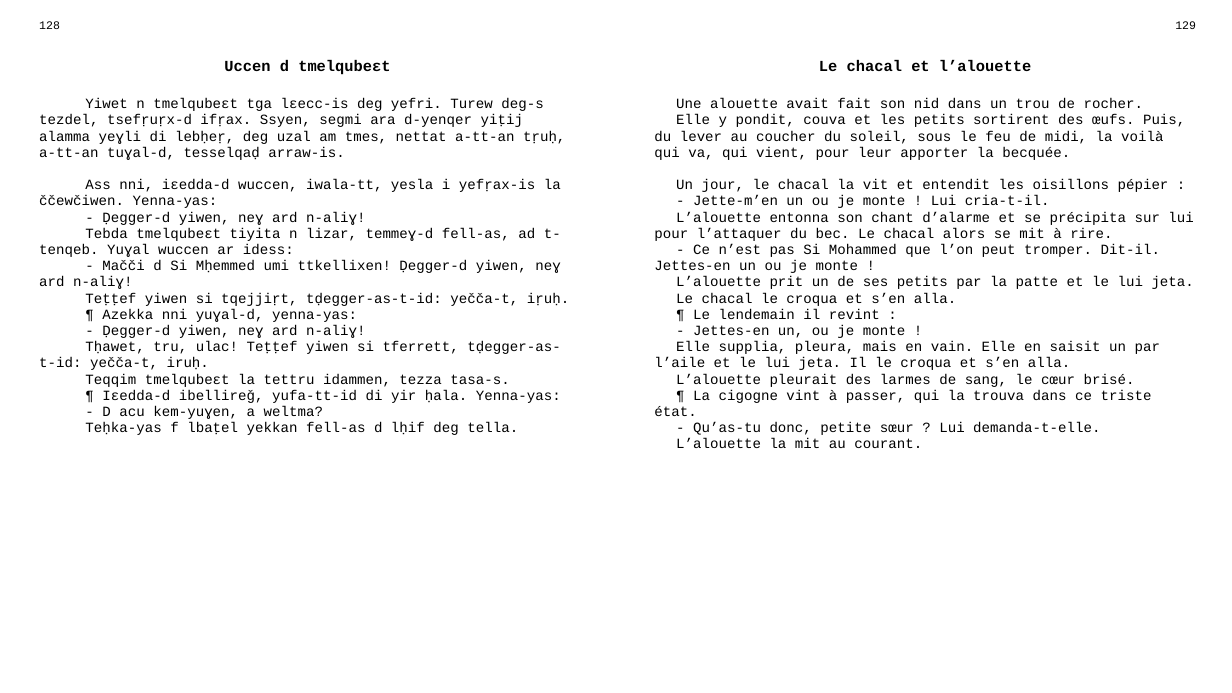
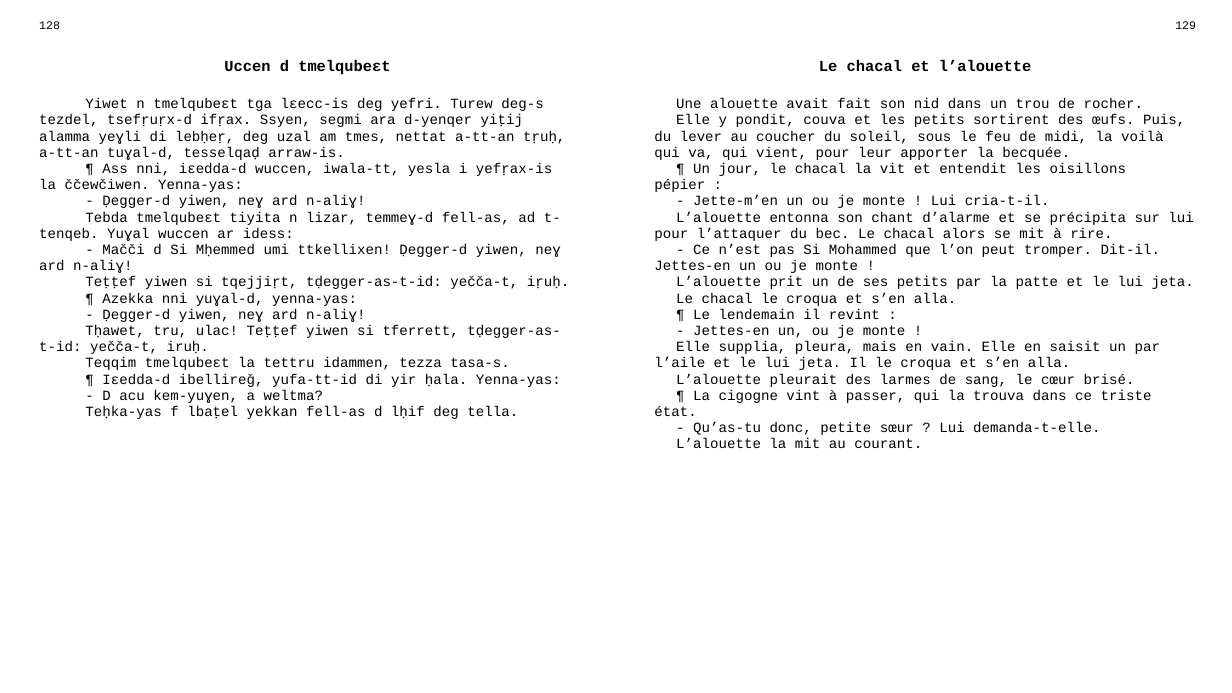
Before and after one commit to sferhah/tamacahut_n_wuccen, a slide deck: slide 60 of Uccen.ConsoleApp/uccen.pptx. Drawn at 1232x693 pixels with LibreOffice and Linux fonts; fonts in the diff are those of the drawing. Boxes give left, top, right and bottom in pixels: in the first picture for what was removed or moved away, otherwise in the second. Text is boxed around its words. In the diff, an @@ line names an element or a change of style, - is before the commit and + after.

Commit message:
-m

```diff
--- a/Uccen.ConsoleApp/uccen.pptx
+++ b/Uccen.ConsoleApp/uccen.pptx
@@ table at [30, 15, 1205, 668] @@
-row 3, column 1: Yiwet n tmelqubeɛt tga lɛecc-is deg yefri. Turew deg-s tezdel, tsefṛuṛx-d ifṛax. Ssyen, segmi ara d-yenqer yiṭij alamma yeɣli di lebḥeṛ, deg uzal am tmes, nettat a-tt-an tṛuḥ, a-tt-an tuɣal-d, tesselqaḍ arraw-is. / Ass nni, iɛedda-d wuccen, iwala-tt, yesla i yefṛax-is la ččewčiwen. Yenna-yas: / - Ḍegger-d yiwen, neɣ ard n-aliɣ! / Tebda tmelqubeɛt tiyita n lizar, temmeɣ-d fell-as, ad t-tenqeb. Yuɣal wuccen ar idess: / - Mačči d Si Mḥemmed umi ttkellixen! Ḍegger-d yiwen, neɣ ard n-aliɣ! / Teṭṭef yiwen si tqejjiṛt, tḍegger-as-t-id: yečča-t, iṛuḥ. / ¶ Azekka nni yuɣal-d, yenna-yas: / - Ḍegger-d yiwen, neɣ ard n-aliɣ! / Tḥawet, tru, ulac! Teṭṭef yiwen si tferrett, tḍegger-as-t-id: yečča-t, iruḥ. / Teqqim tmelqubeɛt la tettru idammen, tezza tasa-s. / ¶ Iɛedda-d ibellireǧ, yufa-tt-id di yir ḥala. Yenna-yas: / - D acu kem-yuɣen, a weltma? / Teḥka-yas f lbaṭel yekkan fell-as d lḥif deg tella.
+row 3, column 1: Yiwet n tmelqubeɛt tga lɛecc-is deg yefri. Turew deg-s tezdel, tsefṛuṛx-d ifṛax. Ssyen, segmi ara d-yenqer yiṭij alamma yeɣli di lebḥeṛ, deg uzal am tmes, nettat a-tt-an tṛuḥ, a-tt-an tuɣal-d, tesselqaḍ arraw-is. / ¶ Ass nni, iɛedda-d wuccen, iwala-tt, yesla i yefṛax-is la ččewčiwen. Yenna-yas: / - Ḍegger-d yiwen, neɣ ard n-aliɣ! / Tebda tmelqubeɛt tiyita n lizar, temmeɣ-d fell-as, ad t-tenqeb. Yuɣal wuccen ar idess: / - Mačči d Si Mḥemmed umi ttkellixen! Ḍegger-d yiwen, neɣ ard n-aliɣ! / Teṭṭef yiwen si tqejjiṛt, tḍegger-as-t-id: yečča-t, iṛuḥ. / ¶ Azekka nni yuɣal-d, yenna-yas: / - Ḍegger-d yiwen, neɣ ard n-aliɣ! / Tḥawet, tru, ulac! Teṭṭef yiwen si tferrett, tḍegger-as-t-id: yečča-t, iruḥ. / Teqqim tmelqubeɛt la tettru idammen, tezza tasa-s. / ¶ Iɛedda-d ibellireǧ, yufa-tt-id di yir ḥala. Yenna-yas: / - D acu kem-yuɣen, a weltma? / Teḥka-yas f lbaṭel yekkan fell-as d lḥif deg tella.
-row 3, column 3: Une alouette avait fait son nid dans un trou de rocher. / Elle y pondit, couva et les petits sortirent des œufs. Puis, du lever au coucher du soleil, sous le feu de midi, la voilà qui va, qui vient, pour leur apporter la becquée. / Un jour, le chacal la vit et entendit les oisillons pépier : / - Jette-m’en un ou je monte ! Lui cria-t-il. / L’alouette entonna son chant d’alarme et se précipita sur lui pour l’attaquer du bec. Le chacal alors se mit à rire. / - Ce n’est pas Si Mohammed que l’on peut tromper. Dit-il. Jettes-en un ou je monte ! / L’alouette prit un de ses petits par la patte et le lui jeta. / Le chacal le croqua et s’en alla. / ¶ Le lendemain il revint : / - Jettes-en un, ou je monte ! / Elle supplia, pleura, mais en vain. Elle en saisit un par l’aile et le lui jeta. Il le croqua et s’en alla. / L’alouette pleurait des larmes de sang, le cœur brisé. / ¶ La cigogne vint à passer, qui la trouva dans ce triste état. / - Qu’as-tu donc, petite sœur ? Lui demanda-t-elle. / L’alouette la mit au courant.
+row 3, column 3: Une alouette avait fait son nid dans un trou de rocher. / Elle y pondit, couva et les petits sortirent des œufs. Puis, du lever au coucher du soleil, sous le feu de midi, la voilà qui va, qui vient, pour leur apporter la becquée. / ¶ Un jour, le chacal la vit et entendit les oisillons pépier : / - Jette-m’en un ou je monte ! Lui cria-t-il. / L’alouette entonna son chant d’alarme et se précipita sur lui pour l’attaquer du bec. Le chacal alors se mit à rire. / - Ce n’est pas Si Mohammed que l’on peut tromper. Dit-il. Jettes-en un ou je monte ! / L’alouette prit un de ses petits par la patte et le lui jeta. / Le chacal le croqua et s’en alla. / ¶ Le lendemain il revint : / - Jettes-en un, ou je monte ! / Elle supplia, pleura, mais en vain. Elle en saisit un par l’aile et le lui jeta. Il le croqua et s’en alla. / L’alouette pleurait des larmes de sang, le cœur brisé. / ¶ La cigogne vint à passer, qui la trouva dans ce triste état. / - Qu’as-tu donc, petite sœur ? Lui demanda-t-elle. / L’alouette la mit au courant.
```
